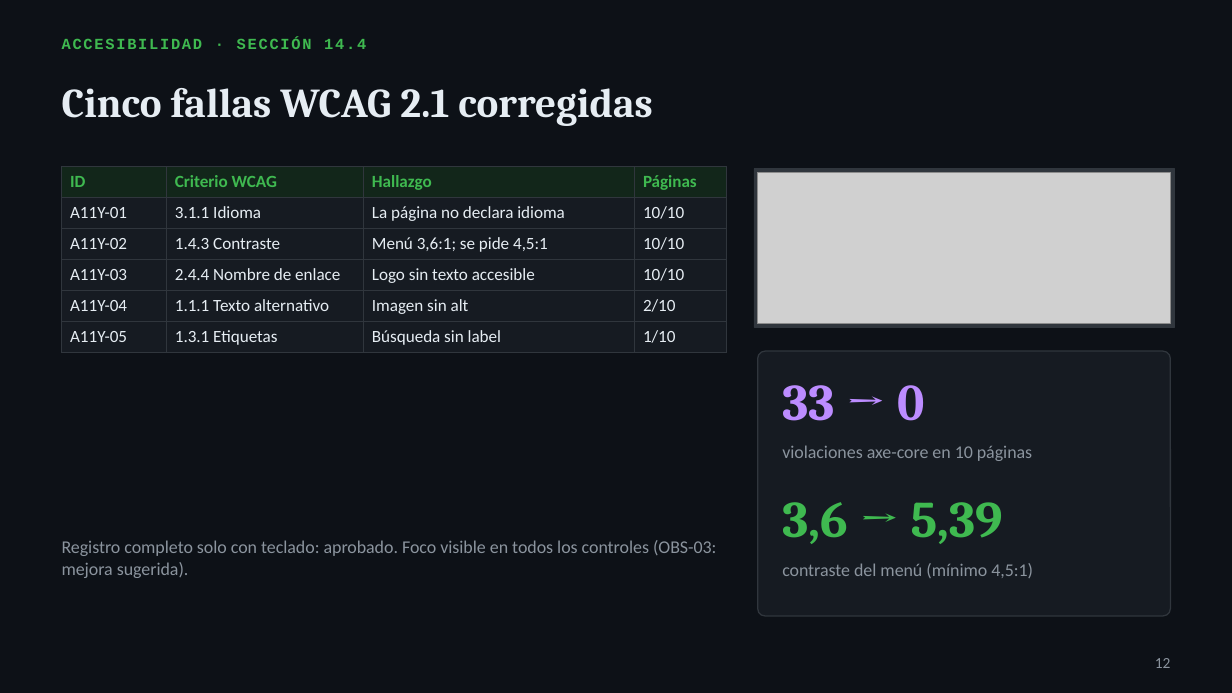
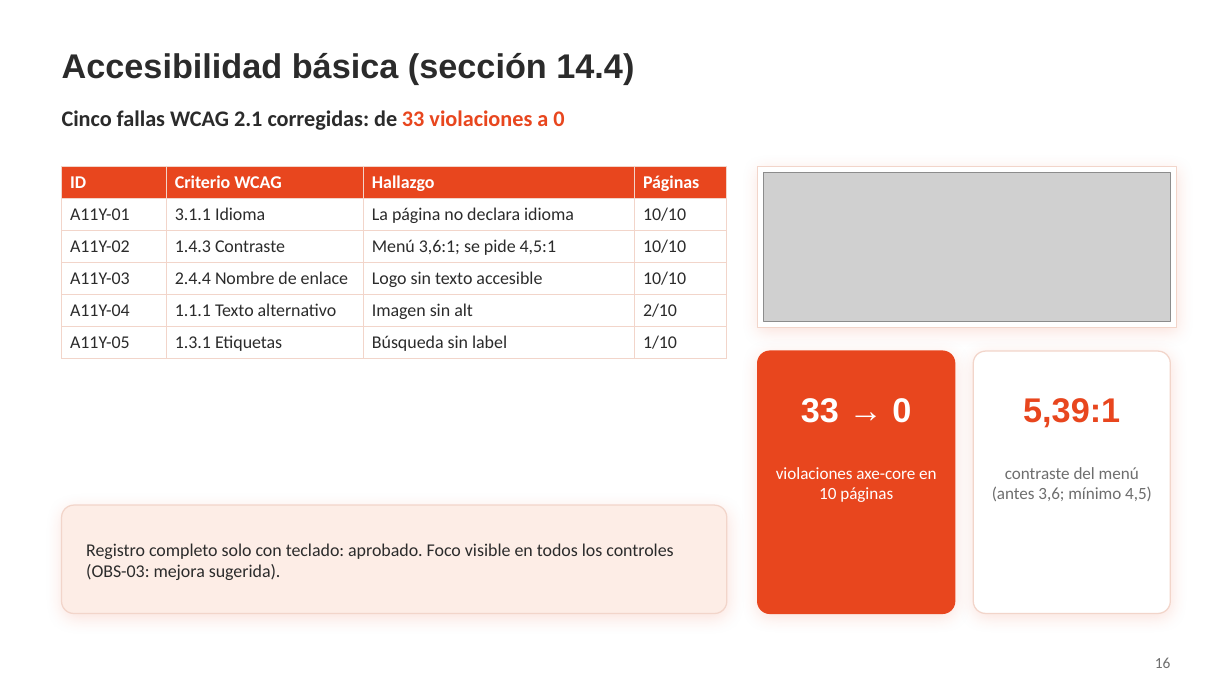
Before and after one commit to Mooneer17/spring-petclinic-apf2, a slide deck: slide 16 of presentacion/APF3_Presentacion.pptx (slide 12 before the commit). Drawn at 1232x693 pixels with LibreOffice and Linux fonts; fonts in the diff are those of the drawing; grey boxes stand for pictures; background and template pictures are left out. Boxes give left, top, right and bottom in pixels: in the first picture for what was removed or moved away, otherwise in the second. Text is boxed around its words. In the diff, an @@ line names an element or a change of style, - is before the commit and + after.

```diff
--- a/presentacion/APF3_Presentacion.pptx
+++ b/presentacion/APF3_Presentacion.pptx
@@ background #0D1117 to picture (left out) @@
@@ title at (x1=62, y1=53, x2=634, y2=84): text changed; size 9 to 20 pt; font Courier New to Arial; text colour #3FB950 to #2B2B2B @@
-ACCESIBILIDAD · SECCIÓN 14.4
+Accesibilidad básica (sección 14.4)
@@ title "Accesibilidad básica (sección 14.4)" at (x1=62, y1=53, x2=634, y2=84): vertical alignment top to middle @@
@@ text at (x1=62, y1=110, x2=564, y2=130): text changed; size 24 to 13 pt; font Cambria to Calibri; text colour #E6EDF3 to #2B2B2B @@
-Cinco fallas WCAG 2.1 corregidas
+Cinco fallas WCAG 2.1 corregidas: de 33 violaciones a 0
@@ table at (x1=62, y1=166, x2=727, y2=355) @@
@@ fill #12261A to #E8461E in row 1 @@
@@ fill #161B22 to #FFFFFF in 20 cells @@
@@ size 10 to 10.5 pt @@
@@ text colour #3FB950 to #FFFFFF in "ID", "Criterio WCAG", "Hallazgo", "Páginas" @@
@@ text colour #E6EDF3 to #2B2B2B in "A11Y-01", "3.1.1 Idioma", "La página no declara idioma", "10/10" and 16 more places @@
@@ borders changed @@
@@ rectangle moved from (x1=754, y1=169, x2=1174, y2=328) to (x1=758, y1=166, x2=1177, y2=328) @@
@@ rectangle at (x1=758, y1=166, x2=1177, y2=328): fill #30363D to #FFFFFF; outline #30363D 0.5 pt to #F2D5CA 0.5 pt; shadow on @@
@@ picture resized from (x1=758, y1=172, x2=1170, y2=324) to (x1=764, y1=172, x2=1170, y2=322) @@
@@ rounded rectangle resized from (x1=758, y1=351, x2=1170, y2=616) to (x1=758, y1=351, x2=955, y2=614) @@
@@ rounded rectangle at (x1=758, y1=351, x2=955, y2=614): fill #161B22 to #E8461E; outline #30363D 0.75 pt to #E8461E 0.75 pt; shadow on; proportions changed @@
@@ rounded rectangle added at (x1=973, y1=351, x2=1170, y2=614), fill #FFFFFF, outline #F2D5CA 0.75 pt @@
@@ text "33 → 0" moved from (x1=782, y1=385, x2=924, y2=421) to (x1=801, y1=398, x2=911, y2=423) @@
@@ text "33 → 0" at (x1=801, y1=398, x2=911, y2=423): size 30 to 20 pt, font Cambria to Arial, text colour #BC8CFF to #FFFFFF; alignment left to centre @@
@@ text at (x1=1023, y1=398, x2=1120, y2=428): text changed; size 30 to 20 pt; font Cambria to Arial; text colour #3FB950 to #E8461E @@
-3,6 → 5,39
+5,39:1
@@ text "violaciones axe-core en 10 páginas" moved from (x1=782, y1=445, x2=1032, y2=461) to (x1=776, y1=467, x2=936, y2=502) @@
@@ text "violaciones axe-core en 10 páginas" at (x1=776, y1=467, x2=936, y2=502): size 10.5 to 10 pt, text colour #8B949E to #FFFFFF; alignment left to centre @@
@@ text at (x1=992, y1=467, x2=1152, y2=501): text changed; size 10.5 to 10 pt; text colour #8B949E to #6E6E6E @@
-contraste del menú (mínimo 4,5:1)
+contraste del menú (antes 3,6; mínimo 4,5)
@@ rounded rectangle added at (x1=62, y1=505, x2=727, y2=614), fill #FDEDE6, outline #F2D5CA 0.75 pt @@
@@ text "Registro completo solo con teclado: ..." moved from (x1=62, y1=540, x2=716, y2=578) to (x1=86, y1=543, x2=673, y2=580) @@
@@ text "Registro completo solo con teclado: ..." at (x1=86, y1=543, x2=673, y2=580): text colour #8B949E to #2B2B2B; vertical alignment top to middle @@
@@ page number at (x1=1155, y1=657, x2=1171, y2=668): text changed; text colour #8B949E to #6E6E6E @@
-12
+16
```
Also in this commit, not shown: 17 other slides changed, 5 slides added, 1 other file.
